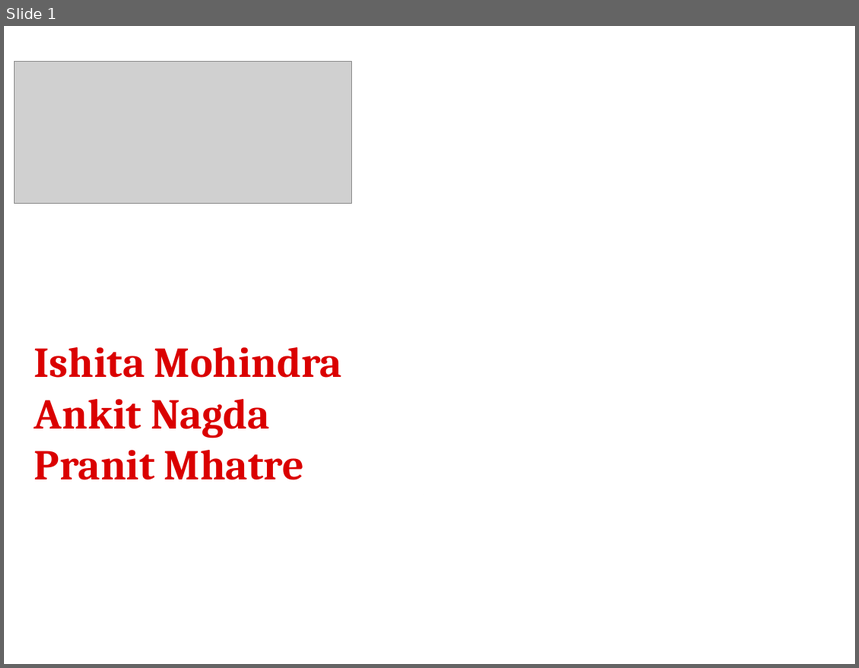
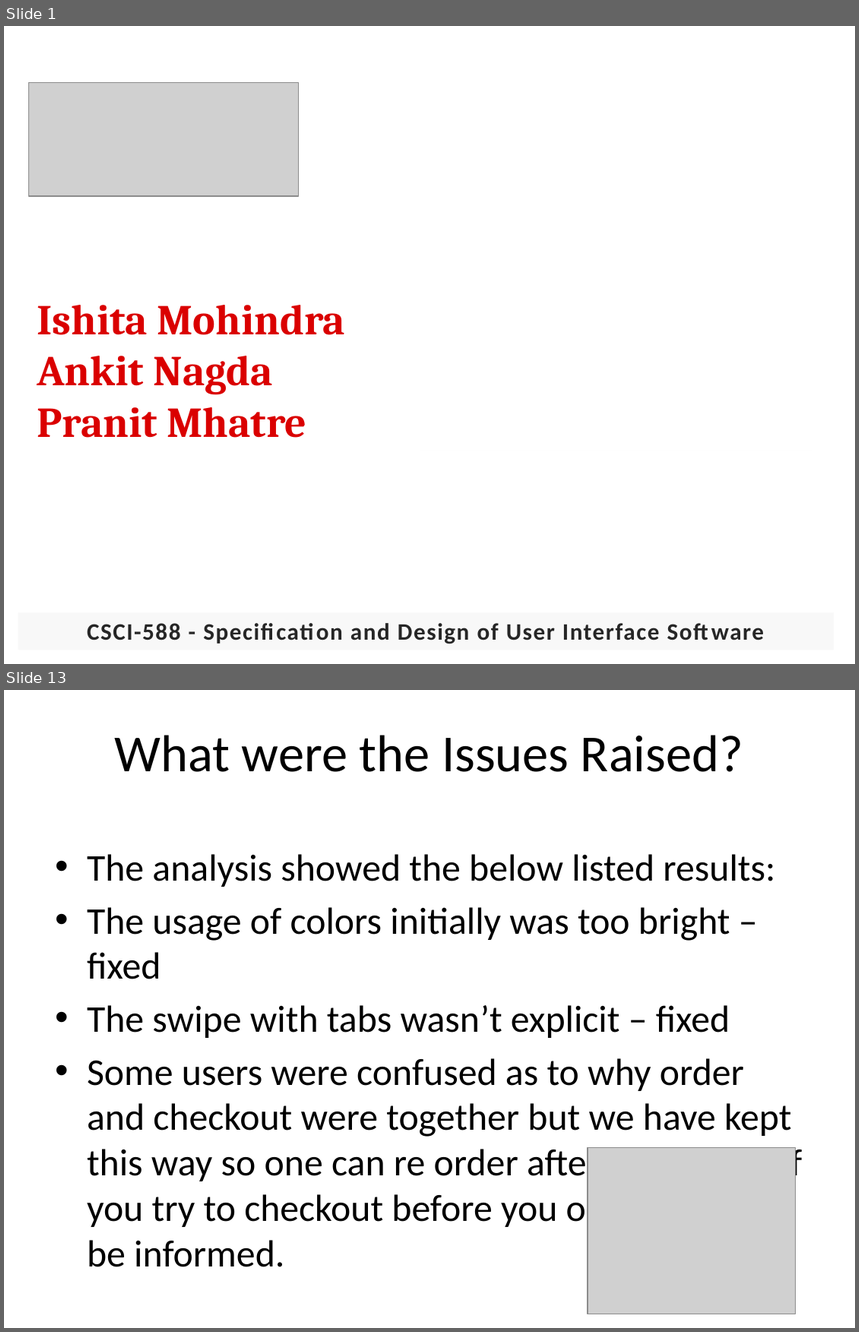
Before and after one commit to pranit22/BookMyTable, a slide deck: documents/588_6_demo ppt2.pptx. Shown one above the other, each under a label of ours: slide 1 before the commit, slides 1 and 13 after it; the slides between them are not shown. The pictures are 859x668 and 859x1332 pixels, drawn with LibreOffice and Linux fonts; fonts in the diff are those of the drawing; grey boxes stand for pictures; background and template pictures are left out. Boxes give left, top, right and bottom in pixels: in the first picture for what was removed or moved away, otherwise in the second. Text is boxed around its words. In the diff, an @@ line names an element or a change of style, - is before the commit and + after.

```diff
--- a/documents/588_6_demo ppt2.pptx
+++ b/documents/588_6_demo ppt2.pptx
@@ slide 13 added at bbox=[4, 690, 855, 1328], background picture (left out) @@
@@ title added at bbox=[115, 735, 743, 772], 44 pt, text #000000 @@
+What were the Issues Raised?
@@ text added at bbox=[87, 854, 803, 1268], 32 pt, text #000000 @@
+• The analysis showed the below listed results:
+• The usage of colors initially was too bright – fixed
+• The swipe with tabs wasn’t explicit – fixed
+• Some users were confused as to why order and checkout were together but we have kept this way so one can re order after orders and if you try to checkout before you order you can be informed.
@@ picture added at bbox=[588, 1148, 797, 1315] @@
@@ slide 1 changed as well @@
@@ picture: place and size @@
-picture at bbox=[14, 62, 351, 204]
+picture at bbox=[28, 82, 299, 196]
@@ text "Ishita Mohindra": place and size @@
-text "Ishita Mohindra" at bbox=[34, 347, 342, 480]
+text "Ishita Mohindra" at bbox=[37, 305, 344, 438]
@@ rectangle added at bbox=[18, 613, 834, 651], fill #F2F2F2 at 50% opacity, 20 pt, text #262626, bold @@
+CSCI-588 - Specification and Design of User Interface Software
```
Also in this commit, not shown: 14 other slides added.
